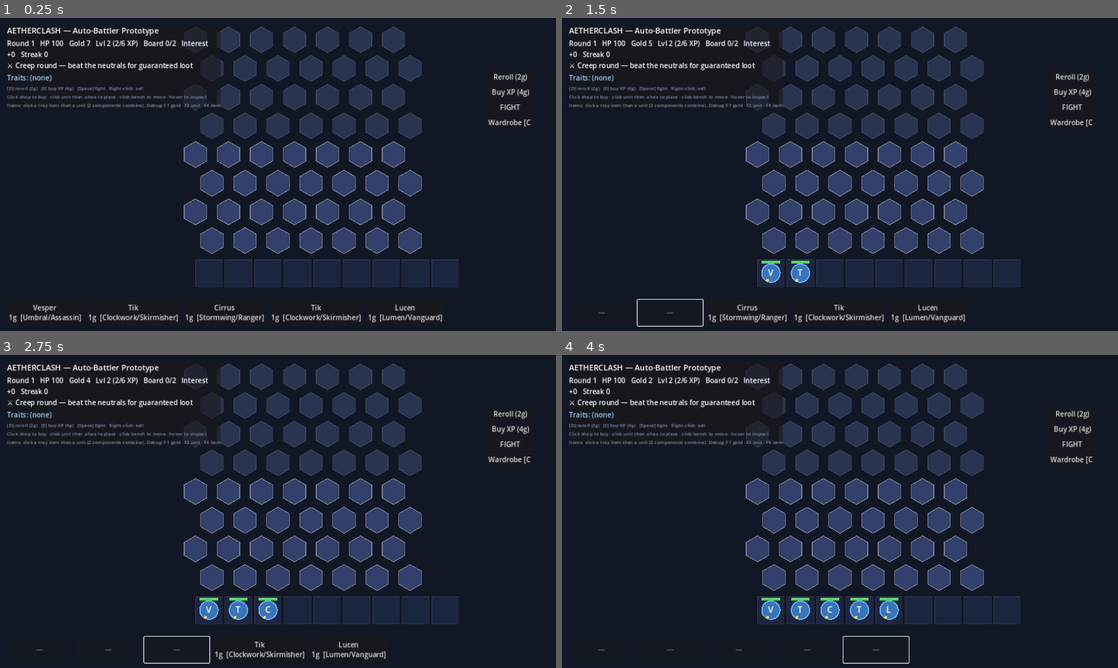
Above: before the commit, frames 1-4 (two rows, left to right).
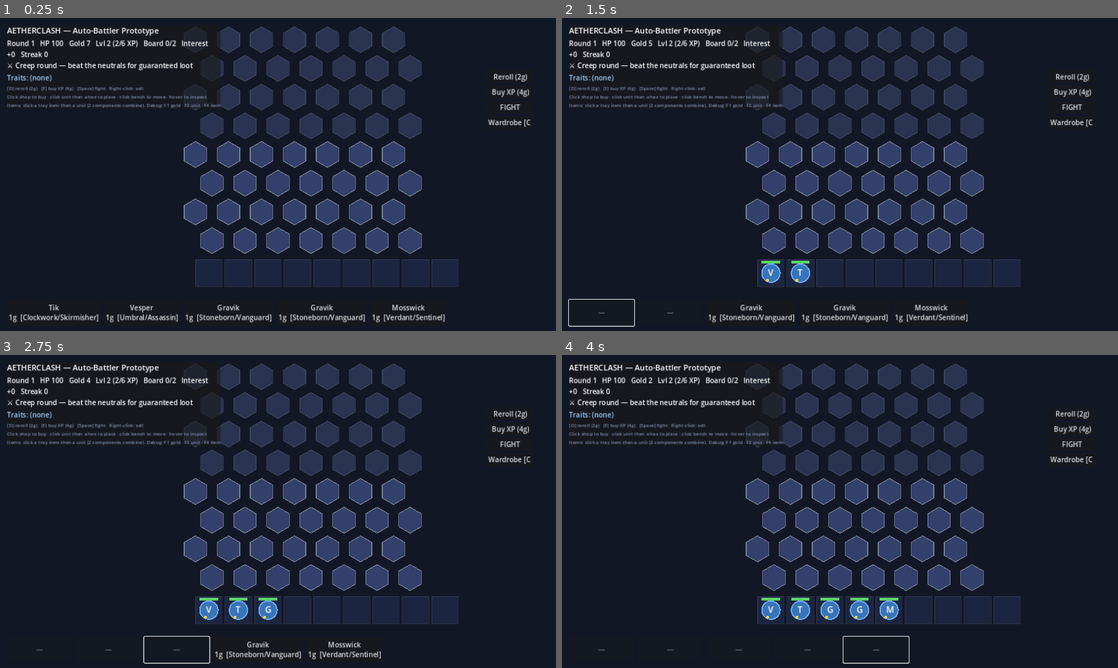
Above: after the commit, the same moments.

Repository: jeremygubler/testing
Game: Godot game, scene res://src/presentation/Main.tscn
The game is run twice, just before and just after one commit, with the same random seed, the same clock (stepped at 60 frames per second) and the same inputs.
Inputs (mouse positions are in pixels of both pictures, inside the frame that each line leads up to):
- Up to frame 1 (0.25 s): no input
- Up to frame 2 (1.5 s): click "Vesper 1g [Umbral/Assassin]" at 0.5 s; click "Tik 1g [Clockwork/Skirmisher]" at 1.25 s
- Up to frame 3 (2.75 s): click (183, 649) at 2 s, where only the run before the commit has a clickable "Cirrus 1g [Stormwing/Ranger]"
- Up to frame 4 (4 s): click (823, 649) at 2.75 s, where only the run before the commit has a clickable "Tik 1g [Clockwork/Skirmisher]"; click "Lucen 1g [Lumen/Vanguard]" (after the commit: "Mosswick 1g [Verdant/Sentinel]") at 3.5 s

The runs differ from the first frame. In frame 1, 1.2% of the frame differs, in the area x 4-80%, y 91-98%; in frame 2, 1.0%; in frame 3, 0.5%; in frame 4, less than 0.1%.

Commit message:
Fix non-deterministic float draws; BFS pathfinding for combat movement
Two changes, the first considerably more serious than the movement work that
uncovered it.

DeterministicRng's float draws were not deterministic. `randf`, `randf_range`
and `randi_range` are also @GlobalScope function names, so the unqualified
`randf()` calls inside chance(), randf_range() and weighted_index() bound to the
global generator instead of the method beside them. Godot seeds that generator
from entropy at startup, so those helpers returned process-random values and
never advanced _state. Every crit, dodge and double-strike roll, every shop roll
and all opponent generation were therefore irreproducible across processes —
while the suite stayed green, because the integer paths were fine and no test
exercised a float draw. The same collision is already documented for seed() vs
reseed() in the file's header.

The canonical float draw now lives under next_float(), a name @GlobalScope does
not define, and every internal caller uses it; randf() remains as a public alias.
Tests assert that each draw helper both advances the generator and reproduces for
a fixed seed, and that opponent boards and shop offers are stable per seed.
Because no in-process test can catch this class of bug, CI now also runs the
engagement harness in two separate processes and diffs the output.

Combat movement now uses breadth-first search to the nearest hex from which a
unit can attack its target, replacing greedy gradient descent that only accepted
a strictly-closer free neighbour — units stopped dead behind allies and
chokepoints instead of walking around them. Neighbours are expanded in
HexGrid.neighbors()'s fixed order so the search stays deterministic; when no
attack position is reachable the unit still closes as far as the board allows.

Measured on the fixed RNG over 360 fixed-seed fights, greedy vs BFS:
timeouts 35.0% -> 28.9%, mean length 738 -> 714 ticks, and time spent closing on
a target 260005 -> 127632 unit-ticks (-51%). The remaining timeouts are a damage
-vs-duration balance question, not a movement one.

Adds tools/engagement.gd, the harness those numbers come from.

Tests: 33 passed, 0 failed; parse-check, sandbox and balance harness green.

Co-Authored-By: Claude Opus 5 <noreply@anthropic.com>
Claude-Session: https://claude.ai/code/session_01N2AN6WyH9B5TBSiBALMkry

Diff:
--- a/autobattler/src/sim/combat/CombatEngine.gd
+++ b/autobattler/src/sim/combat/CombatEngine.gd
@@ -206,9 +206,9 @@
 	u.move_accum += u.move_speed * _dt
 	while u.move_accum >= 1.0:
 		u.move_accum -= 1.0
-		var step_pos := _best_step(u.pos, target.pos)
+		var step_pos := _path_step(u, target)
 		if step_pos == u.pos:
-			break  # blocked; wait
+			break  # boxed in; wait for the board to open up
 		_occupancy.erase(u.pos)
 		u.pos = step_pos
 		_occupancy[u.pos] = u.slot
@@ -218,17 +218,49 @@
 			break
 
 
-func _best_step(from_pos: Vector2i, to_pos: Vector2i) -> Vector2i:
-	var best := from_pos
-	var best_dist := HexGrid.distance(from_pos, to_pos)
-	for n in HexGrid.neighbors(from_pos.x, from_pos.y):
-		if _occupancy.has(n):
-			continue
-		var d := HexGrid.distance(n, to_pos)
-		if d < best_dist:
-			best_dist = d
-			best = n
-	return best
+## The next hex `u` should move into to reach a position from which it can attack
+## `target`. Returns `u.pos` when the unit is completely boxed in.
+##
+## Breadth-first search over unoccupied hexes, which replaces the previous greedy
+## gradient descent. Greedy movement only ever accepted a neighbour strictly
+## closer to the target, so a unit standing behind an ally or a chokepoint had no
+## legal move and simply stopped — units got stuck on contact instead of walking
+## around each other, which is the main reason fights ran into the 30s cap and
+## were decided on remaining HP rather than actually being fought out.
+##
+## Determinism: hexes are expanded in HexGrid.neighbors()'s fixed order and the
+## first path found wins, so a given board state always yields the same step. The
+## search is bounded by the board (7x8), so it is cheap enough to run per step.
+func _path_step(u: CombatUnit, target: CombatUnit) -> Vector2i:
+	var from_pos := u.pos
+	var target_pos := target.pos
+
+	# first_step[hex] = the first move of the shortest path reaching that hex, so
+	# the answer needs no separate backtracking pass.
+	var first_step := {from_pos: from_pos}
+	var frontier: Array[Vector2i] = [from_pos]
+	var head := 0
+
+	# Fallback for when no attack position is reachable at all: still close the
+	# distance as much as the blocked board allows, rather than standing still.
+	var best_approach := from_pos
+	var best_approach_dist := HexGrid.distance(from_pos, target_pos)
+
+	while head < frontier.size():
+		var cur: Vector2i = frontier[head]
+		head += 1
+		for n in HexGrid.neighbors(cur.x, cur.y):
+			if first_step.has(n) or _occupancy.has(n):
+				continue
+			first_step[n] = n if cur == from_pos else first_step[cur]
+			frontier.append(n)
+			var d := HexGrid.distance(n, target_pos)
+			if d <= u.attack_range:
+				return first_step[n]  # nearest reachable spot that can attack
+			if d < best_approach_dist:
+				best_approach_dist = d
+				best_approach = first_step[n]
+	return best_approach
 
 
 # --- Attacks & damage --------------------------------------------------------
--- a/autobattler/src/sim/rng/DeterministicRng.gd
+++ b/autobattler/src/sim/rng/DeterministicRng.gd
@@ -78,19 +78,41 @@
 	return a + (_step() % (b - a + 1))
 
 
-## Float in [0, 1).
+## Float in [0, 1). THE canonical float draw — every internal caller must use this
+## name, never `randf()`.
+##
+## `randf`, `randf_range` and `randi_range` are also @GlobalScope function names.
+## An unqualified call to one of them from inside this class binds to the GLOBAL
+## function, not to the method defined here — the same trap already documented for
+## `seed()` above. The global generator is seeded from entropy at startup, so such
+## a call silently returns a process-random value and never advances `_state`.
+##
+## That is not a hypothetical: `chance()`, `randf_range()` and `weighted_index()`
+## all used to call `randf()` this way, which made every crit/dodge/double-strike
+## roll, every shop roll and all opponent generation non-deterministic across
+## processes — while the integer paths stayed correct, so the determinism tests
+## (which never exercised a float draw) kept passing.
+##
+## Keeping the canonical implementation under a name @GlobalScope does not define
+## removes the hazard rather than relying on everyone remembering to write
+## `self.randf()`.
+func next_float() -> float:
+	return float(_step()) / float(_MOD)
+
+
+## Float in [0, 1). Public alias; external callers may use either name.
 func randf() -> float:
-	return float(_step()) / float(_MOD)
+	return next_float()
 
 
 ## Float in [a, b).
 func randf_range(a: float, b: float) -> float:
-	return a + (b - a) * randf()
+	return a + (b - a) * next_float()
 
 
 ## Returns true with probability p (0..1).
 func chance(p: float) -> bool:
-	return randf() < p
+	return next_float() < p
 
 
 ## Weighted pick: returns an index into `weights` proportional to weight.
@@ -101,7 +123,7 @@
 		total += w
 	if total <= 0.0:
 		return -1
-	var roll: float = randf() * total
+	var roll: float = next_float() * total
 	var acc: float = 0.0
 	for i in weights.size():
 		acc += weights[i]
--- a/autobattler/tests/TestSuite.gd
+++ b/autobattler/tests/TestSuite.gd
@@ -16,6 +16,7 @@
 
 	_run("rng_deterministic", test_rng_deterministic)
 	_run("rng_ranges", test_rng_ranges)
+	_run("rng_every_draw_advances_state", test_rng_every_draw_advances_state)
 	_run("hex_distance", test_hex_distance)
 	_run("star_multiplier", test_star_multiplier)
 	_run("economy_interest_cap", test_economy_interest_cap)
@@ -37,6 +38,9 @@
 	_run("creep_round_reward", test_creep_round_reward)
 	_run("combat_replay", test_combat_replay)
 	_run("ability_params_loaded", test_ability_params_loaded)
+	_run("opponent_generation_reproducible", test_opponent_generation_reproducible)
+	_run("shop_roll_reproducible", test_shop_roll_reproducible)
+	_run("pathfinding_walks_around_blockers", test_pathfinding_walks_around_blockers)
 	_run("save_load_phase", test_save_load_phase)
 	_run("round_rewards_granted_once", test_round_rewards_granted_once)
 	_run("sell_refunds", test_sell_refunds)
@@ -98,6 +102,38 @@
 	_check(f >= 0.0 and f < 1.0, "randf out of range: %f" % f)
 	var w := r.weighted_index(PackedFloat32Array([0.0, 1.0, 0.0]))
 	_eq(w, 1, "weighted_index should pick the only non-zero weight")
+
+
+func test_rng_every_draw_advances_state() -> void:
+	# Every draw helper must consume from THIS generator. `randf`, `randf_range`
+	# and `randi_range` are also @GlobalScope function names, so an unqualified
+	# internal call binds to the global (entropy-seeded) generator instead: the
+	# helper then returns a process-random value and leaves `_state` untouched.
+	# That silently broke crit/dodge rolls, shop rolls and opponent generation
+	# while every integer-only test kept passing.
+	var draws := {
+		"next_float": func(r): return r.next_float(),
+		"randf": func(r): return r.randf(),
+		"randf_range": func(r): return r.randf_range(0.0, 100.0),
+		"chance": func(r): return r.chance(0.5),
+		"weighted_index": func(r): return r.weighted_index(PackedFloat32Array([1.0, 1.0, 1.0, 1.0])),
+		"randi_below": func(r): return r.randi_below(100),
+		"randi_range": func(r): return r.randi_range(1, 100),
+		"next_raw": func(r): return r.next_raw(),
+	}
+	for name in draws.keys():
+		var fn: Callable = draws[name]
+		var r := DeterministicRng.new(37)
+		var before: int = r.get_state()[0]
+		var value = fn.call(r)
+		var after: int = r.get_state()[0]
+		_check(before != after, "%s() must advance the generator state" % name)
+		# Reproducibility: the same seed must give the same value, every time.
+		for i in 8:
+			var fresh := DeterministicRng.new(37)
+			_eq(fn.call(fresh), value, "%s() must be reproducible for a fixed seed" % name)
+			if _failed > 0:
+				return
 
 
 func test_hex_distance() -> void:
@@ -372,6 +408,97 @@
 	_check(not Replay.verify(rec, "9|9|9,9|9,9"), "verify rejects a tampered signature")
 
 
+func test_opponent_generation_reproducible() -> void:
+	# End-to-end guard for the float-draw trap: OpponentFactory rolls star levels
+	# through rng.chance(), so a fixed seed must always yield the identical board.
+	# When chance() fell through to the global generator this produced a different
+	# opponent on every run while every other test stayed green.
+	var expected := ""
+	for attempt in 5:
+		var rng := DeterministicRng.new(4242)
+		var team := OpponentFactory.build(10, rng)
+		var sig := ""
+		for gu in team:
+			sig += "%s@%d,%d*%d;" % [gu.hero.id, gu.board_pos.x, gu.board_pos.y, gu.star]
+		_check(sig != "", "opponent board is non-empty")
+		if attempt == 0:
+			expected = sig
+		else:
+			_eq(sig, expected, "opponent board must be identical for a fixed seed")
+
+
+func test_shop_roll_reproducible() -> void:
+	# Shop.roll() picks its cost tier through weighted_index(), which had the same
+	# float-draw defect: identical seed + identical pool must give identical offers.
+	var expected := ""
+	for attempt in 5:
+		var shop := Shop.new(HeroPool.new(), DeterministicRng.new(1234))
+		shop.roll(7)
+		var sig := ",".join(shop.offer_ids())
+		if attempt == 0:
+			expected = sig
+		else:
+			_eq(sig, expected, "shop offers must be identical for a fixed seed")
+
+
+func test_pathfinding_walks_around_blockers() -> void:
+	# A wall of blockers sits between the unit and its target, with one gap.
+	# Greedy movement had no strictly-closer free neighbour here and returned the
+	# unit's own hex — the unit stopped dead. BFS has to route through the gap.
+	var eng := CombatEngine.new([], [], 1)
+	var mover := CombatUnit.new()
+	mover.pos = Vector2i(3, 5)
+	mover.attack_range = 1
+	var target := CombatUnit.new()
+	target.pos = Vector2i(3, 2)
+	# Seal row 4 except for column 6 (rows only connect to adjacent rows, so this
+	# is the single way through).
+	for col in 6:
+		eng._occupancy[Vector2i(col, 4)] = 100 + col
+	eng._occupancy[mover.pos] = 1
+	eng._occupancy[target.pos] = 2
+
+	# Sanity-check the setup: no neighbour of the start is closer to the target,
+	# which is exactly the situation greedy movement could not escape.
+	var start_dist := HexGrid.distance(mover.pos, target.pos)
+	var greedy_options := 0
+	for n in HexGrid.neighbors(mover.pos.x, mover.pos.y):
+		if not eng._occupancy.has(n) and HexGrid.distance(n, target.pos) < start_dist:
+			greedy_options += 1
+	_eq(greedy_options, 0, "setup: no strictly-closer free neighbour exists")
+
+	_check(eng._path_step(mover, target) != mover.pos, "a walled-in unit still finds a step")
+
+	# Follow the path; the unit must actually arrive in attack range.
+	var guard := 0
+	while HexGrid.distance(mover.pos, target.pos) > mover.attack_range and guard < 64:
+		var nxt: Vector2i = eng._path_step(mover, target)
+		if nxt == mover.pos:
+			_check(false, "path dead-ended before reaching the target")
+			return
+		eng._occupancy.erase(mover.pos)
+		mover.pos = nxt
+		eng._occupancy[mover.pos] = 1
+		guard += 1
+	_check(HexGrid.distance(mover.pos, target.pos) <= mover.attack_range,
+		"the unit reaches attack range by going around the wall")
+
+	# With the gap sealed too there is no route at all: the unit must still close
+	# in as far as the board allows instead of freezing on the spot.
+	var eng2 := CombatEngine.new([], [], 1)
+	var boxed := CombatUnit.new()
+	boxed.pos = Vector2i(3, 6)
+	boxed.attack_range = 1
+	for col in HexGrid.COLS:
+		eng2._occupancy[Vector2i(col, 4)] = 200 + col
+	eng2._occupancy[boxed.pos] = 1
+	eng2._occupancy[target.pos] = 2
+	var approach: Vector2i = eng2._path_step(boxed, target)
+	_check(approach != boxed.pos, "an unreachable target still draws the unit closer")
+	_check(HexGrid.distance(approach, target.pos) < HexGrid.distance(boxed.pos, target.pos),
+		"the fallback step reduces the distance to the target")
+
+
 func test_save_load_phase() -> void:
 	var g := GameState.new(21)
 	g.start_game()
--- /dev/null
+++ b/autobattler/tools/engagement.gd
@@ -0,0 +1,13 @@
+extends SceneTree
+
+## Combat engagement harness entry point.
+##
+## Run:  godot --headless --path . -s res://tools/engagement.gd
+##
+## As a `-s` main loop this is compiled before autoloads register, so it only
+## loads engagement_impl.gd at runtime (where GameDatabase is available).
+
+func _initialize() -> void:
+	var impl = load("res://tools/engagement_impl.gd").new()
+	impl.run()
+	quit(0)
--- /dev/null
+++ b/autobattler/tools/engagement_impl.gd
@@ -0,0 +1,70 @@
+extends RefCounted
+
+## Combat engagement harness (implementation; loaded at runtime by tools/engagement.gd).
+##
+## Where balance_impl.gd asks "how hard does a hero hit?", this asks "do fights
+## actually resolve?". It runs a fixed matrix of deterministic PvE-style fights and
+## reports:
+##
+##   timeout rate   — fights still alive at the duration cap, decided on remaining
+##                    HP instead of being fought out. High values mean fights are
+##                    not converging.
+##   avg ticks      — mean fight length.
+##   out-of-range   — unit-ticks spent alive, out of range and closing on a target.
+##                    This is the movement cost of a fight: it drops when units
+##                    reach their targets more directly, and it is the metric that
+##                    shows what a pathfinding change is worth.
+##
+## Reproducible (fixed seeds), so the numbers are comparable across changes.
+
+const ROUNDS := [6, 10, 14]
+const SEEDS := 120
+
+
+func run() -> void:
+	GameDatabase.reload()
+	var cfg: Dictionary = GameDatabase.cfg("combat", {})
+	var cap := int(float(cfg.get("max_duration_sec", 30.0)) * int(cfg.get("tick_rate", 30)))
+
+	print("=== Aetherclash engagement: %d fights, duration cap %d ticks ===" % [
+		SEEDS * ROUNDS.size(), cap])
+
+	var timeouts := 0
+	var total := 0
+	var tick_sum := 0
+	var out_of_range := 0
+
+	for seed_value in range(1, SEEDS + 1):
+		for round_number in ROUNDS:
+			var rng := DeterministicRng.new(seed_value * 31 + round_number)
+			var eng := CombatEngine.new(
+				OpponentFactory.build(round_number, rng),
+				OpponentFactory.build(round_number, rng),
+				seed_value)
+			while not eng.finished:
+				eng.step()
+				out_of_range += _closing_units(eng)
+			total += 1
+			tick_sum += eng.tick
+			if eng.tick >= cap:
+				timeouts += 1
+
+	print("\nfights          : %d" % total)
+	print("timeouts        : %d  (%.1f%%)" % [timeouts, 100.0 * timeouts / total])
+	print("avg ticks       : %.1f" % (float(tick_sum) / total))
+	print("out-of-range    : %d unit-ticks" % out_of_range)
+
+
+## Units that are alive, have a living target, and are not yet in range of it —
+## i.e. units currently paying travel time rather than fighting.
+func _closing_units(eng: CombatEngine) -> int:
+	var n := 0
+	for u in eng.units:
+		if not u.alive:
+			continue
+		var tgt: CombatUnit = eng._by_slot.get(u.target_slot, null)
+		if tgt == null or not tgt.alive:
+			continue
+		if HexGrid.distance(u.pos, tgt.pos) > u.attack_range:
+			n += 1
+	return n
Not shown, changed: .github/workflows/godot-ci.yml
Not shown, changed: autobattler/README.md
